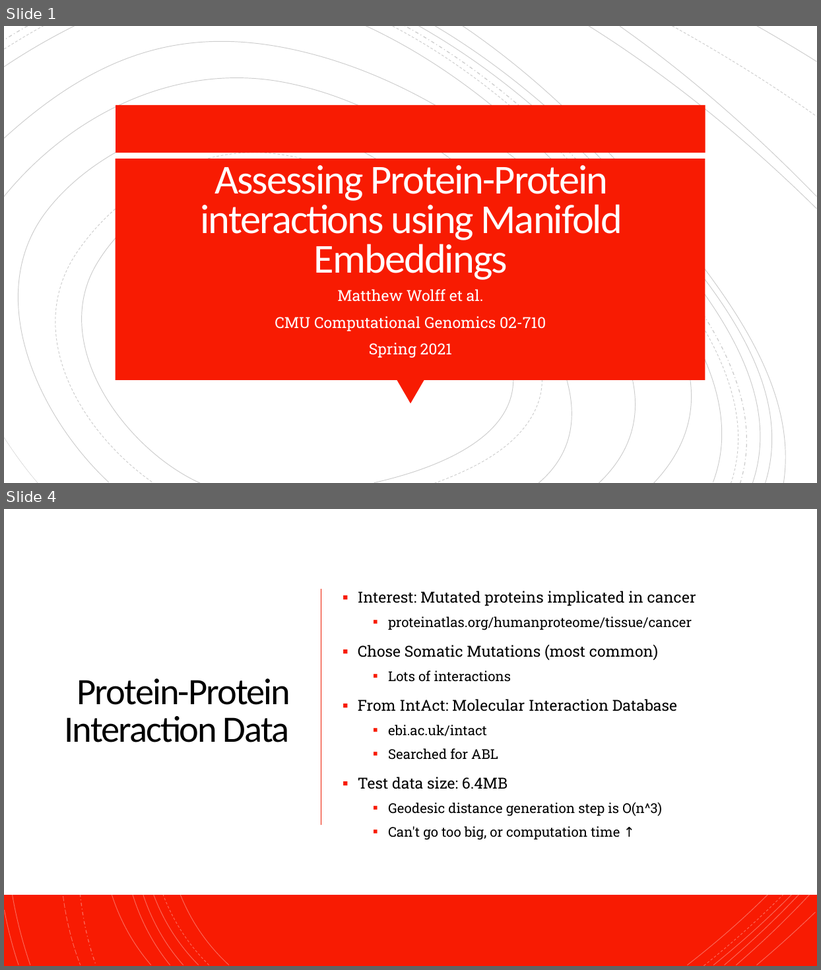
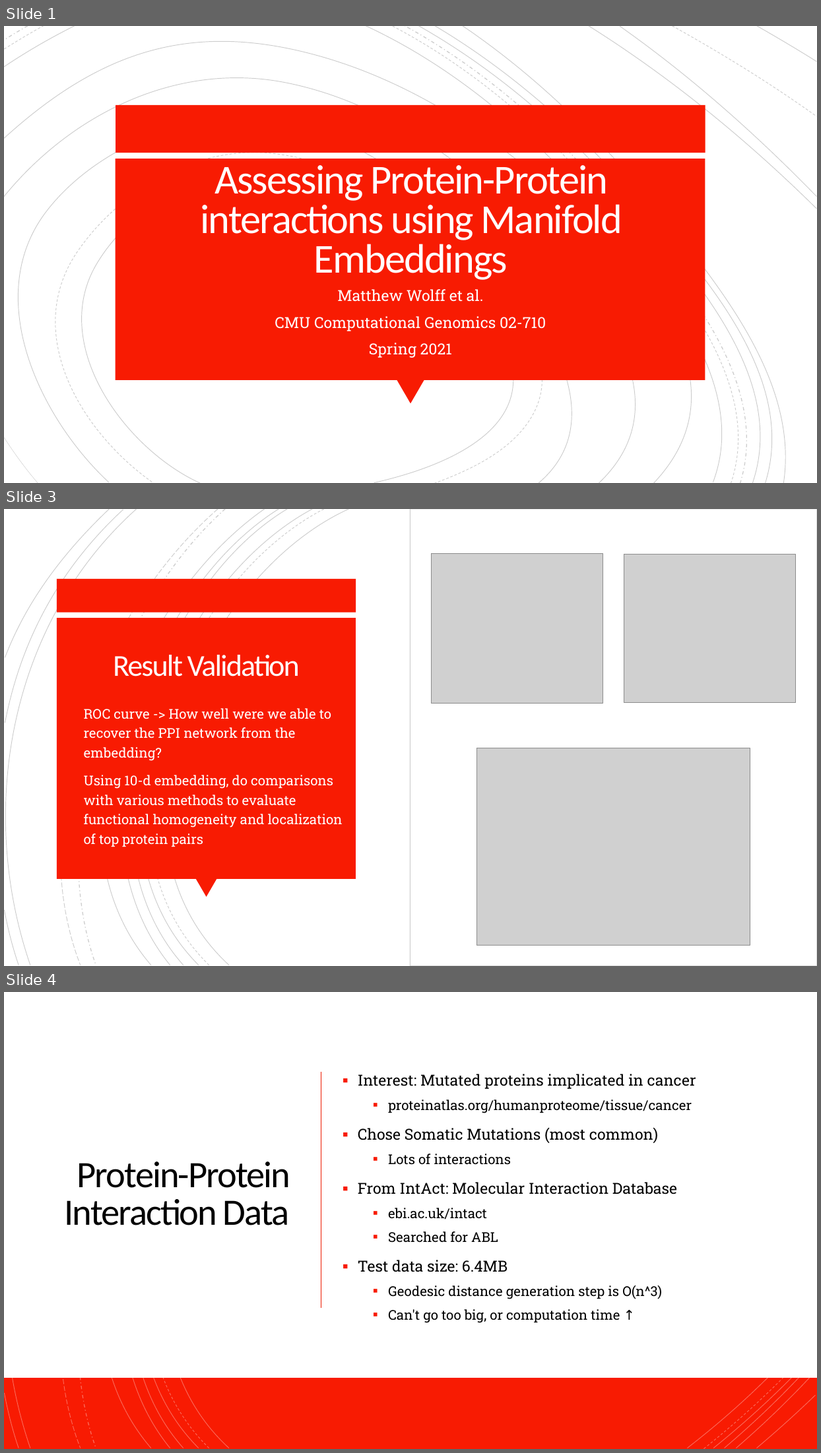
Before and after one commit to MatthewWolff/CMU_Computational_Genomics_Final_Project, a slide deck: poster_presentation.pptx. Shown one above the other, each under a label of ours: slides 1 and 4 before the commit, slides 1, 3 and 4 after it; the slides between them are not shown. The pictures are 821x970 and 821x1453 pixels, drawn with LibreOffice and Linux fonts; fonts in the diff are those of the drawing; grey boxes stand for pictures. Boxes give left, top, right and bottom in pixels: in the first picture for what was removed or moved away, otherwise in the second. Text is boxed around its words. In the diff, an @@ line names an element or a change of style, - is before the commit and + after.

```diff
--- a/poster_presentation.pptx
+++ b/poster_presentation.pptx
@@ slide 3 added at box(4, 509, 817, 966), background #FFFFFF; not listed: 18 template elements that a slide beside it also shows @@
@@ rectangle added at box(4, 509, 817, 966), fill #FFFFFF @@
@@ group added at box(4, 509, 816, 966): 18 freeform shapes @@
@@ rectangle added at box(411, 509, 817, 966), fill #FFFFFF, outline #000000 0.75 pt @@
@@ picture added at box(432, 553, 603, 703) @@
@@ picture added at box(624, 554, 796, 702) @@
@@ rectangle added at box(57, 579, 356, 613), fill #F81B02 @@
@@ rectangle added at box(57, 618, 356, 879), fill #F81B02 @@
@@ title added at box(113, 655, 300, 677), 36 pt, text #FFFEFF @@
+Result Validation
@@ text added at box(84, 708, 343, 848), 16 pt, text #FFFFFE @@
+▪ ROC curve -> How well were we able to recover the PPI network from the embedding?
+▪ Using 10-d embedding, do comparisons with various methods to evaluate functional homogeneity and localization of top protein pairs
@@ picture added at box(477, 748, 750, 945) @@
@@ triangle added at box(195, 879, 217, 898), fill #F81B02 @@
```
Also in this commit, not shown: 3 slides changed, 1 slide removed, 1 other file.
